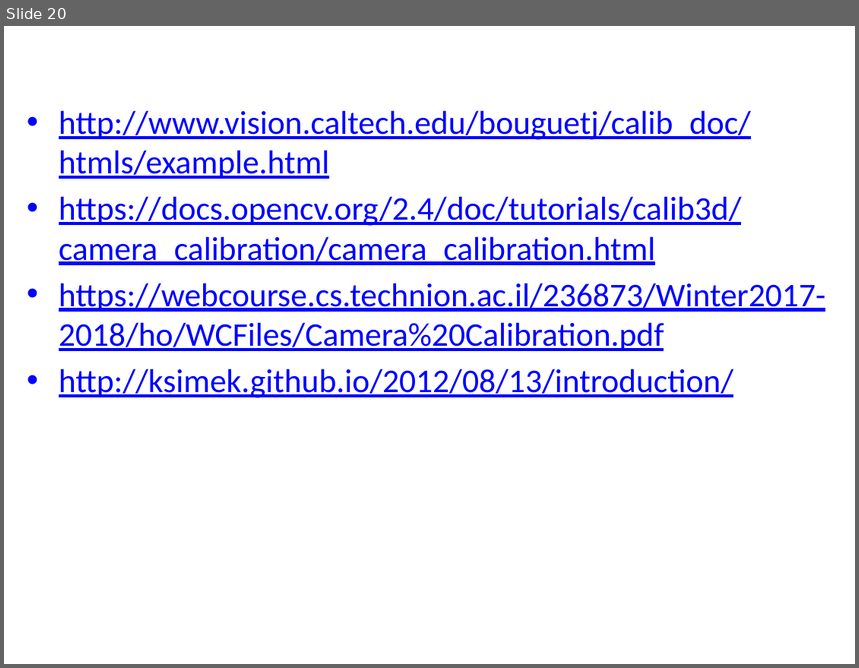
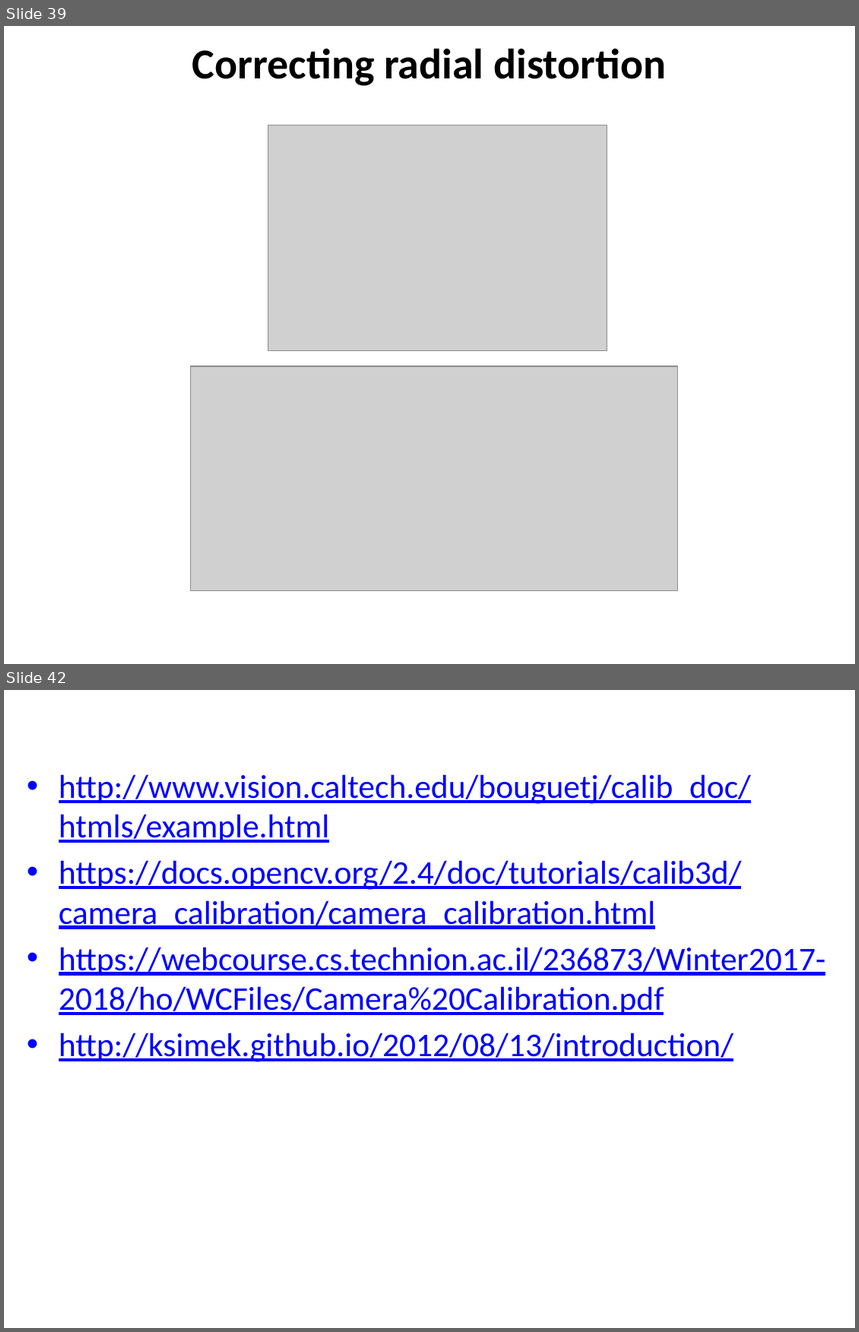
Before and after one commit to YoniChechik/AI_is_Math, a slide deck: c_07_camera_calibration/camera calibration.pptx. Shown one above the other, each under a label of ours: slide 20 before the commit, slides 39 and 42 after it; the slides between them are not shown. The pictures are 859x668 and 859x1332 pixels, drawn with LibreOffice and Linux fonts; fonts in the diff are those of the drawing; grey boxes stand for pictures. Boxes give left, top, right and bottom in pixels: in the first picture for what was removed or moved away, otherwise in the second. Text is boxed around its words. In the diff, an @@ line names an element or a change of style, - is before the commit and + after.

```diff
--- a/c_07_camera_calibration/camera calibration.pptx
+++ b/c_07_camera_calibration/camera calibration.pptx
@@ slide 39 added at (4, 26, 855, 664), background #FFFFFF @@
@@ title added at (192, 48, 666, 86), 36 pt, text #000000, bold @@
+Correcting radial distortion
@@ picture added at (268, 126, 607, 351) @@
@@ picture added at (190, 366, 678, 591) @@
@@ what was slide 20 is now slide 42 @@
```
Also in this commit, not shown: 21 other slides added.
